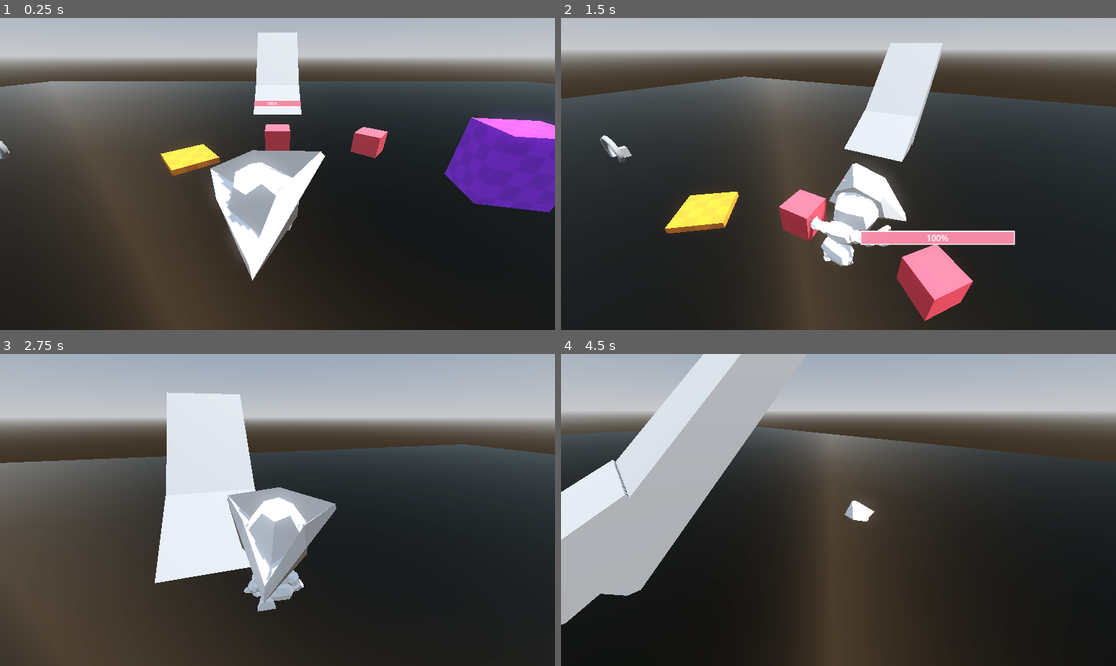
Above: before the commit, frames 1-4 (two rows, left to right).
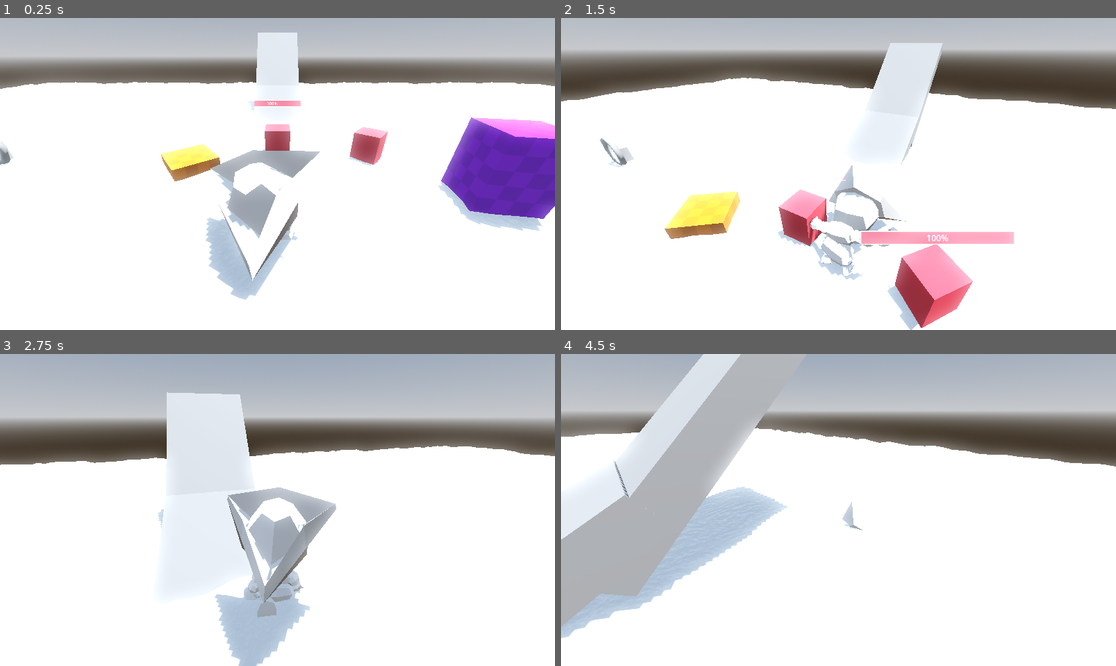
Above: after the commit, the same moments.

Repository: d4nmos/PirateGame
Game: Godot game, scene res://scenes/test.tscn
The game is run twice, just before and just after one commit, with the same random seed, the same clock (stepped at 60 frames per second) and the same inputs.
Inputs (mouse positions are in pixels of both pictures, inside the frame that each line leads up to):
- Up to frame 1 (0.25 s): no input
- Up to frame 2 (1.5 s): move the mouse to (866, 174) at 0.52 s; hold W (forward) from 0.53 s (still down); tap E (interact) at 0.6 s; click (866, 174) at 0.67 s; tap Space (jump) at 0.77 s; move the mouse to (810, 174) at 1.27 s; tap Mouse wheel up (next_interact_object) at 1.35 s
- Up to frame 3 (2.75 s): keep holding W (forward); tap Space (jump) at 1.52 s; move the mouse to (288, 503) at 2.02 s; tap Mouse wheel down (prev_interact_object) at 2.1 s
- Up to frame 4 (4.5 s): keep holding W (forward); move the mouse to (832, 516) at 2.77 s; tap E (interact) at 2.85 s; click (832, 516) at 2.92 s; tap Space (jump) at 3.02, 3.77 s; move the mouse to (877, 513) at 3.52 s; tap Mouse wheel up (next_interact_object) at 3.6 s; move the mouse to (794, 506) at 4.27 s; tap Mouse wheel down (prev_interact_object) at 4.35 s

The runs differ from the first frame. In frame 1, 71% of the frame differs, in the area x 0-100%, y 18-100%; in frame 2, 70%; in frame 3, 60%; in frame 4, 62%.

Commit message:
Update Water.tres

Diff:
--- a/Shaders/Water.tres
+++ b/Shaders/Water.tres
@@ -1,7 +1,53 @@
-[gd_resource type="ShaderMaterial" load_steps=2 format=3 uid="uid://dln27dqstdflb"]
+[gd_resource type="ShaderMaterial" load_steps=8 format=3 uid="uid://dln27dqstdflb"]
 
-[ext_resource type="Shader" path="res://Shaders/Water.gdshader" id="1_414i5"]
+[ext_resource type="Shader" path="res://Shaders/Water.gdshader" id="1_8d5yf"]
+
+[sub_resource type="FastNoiseLite" id="FastNoiseLite_krcnj"]
+noise_type = 3
+fractal_type = 2
+
+[sub_resource type="NoiseTexture2D" id="NoiseTexture2D_dsi03"]
+seamless = true
+as_normal_map = true
+bump_strength = 29.6
+noise = SubResource("FastNoiseLite_krcnj")
+
+[sub_resource type="FastNoiseLite" id="FastNoiseLite_g3ucm"]
+noise_type = 3
+fractal_type = 2
+
+[sub_resource type="NoiseTexture2D" id="NoiseTexture2D_si7ji"]
+seamless = true
+as_normal_map = true
+bump_strength = 25.6
+noise = SubResource("FastNoiseLite_g3ucm")
+
+[sub_resource type="FastNoiseLite" id="FastNoiseLite_bpgk4"]
+noise_type = 3
+
+[sub_resource type="NoiseTexture2D" id="NoiseTexture2D_avb70"]
+noise = SubResource("FastNoiseLite_bpgk4")
 
 [resource]
 render_priority = 0
-shader = ExtResource("1_414i5")
+shader = ExtResource("1_8d5yf")
+shader_parameter/albedo2 = Color(0.980392, 0.0470588, 0, 1)
+shader_parameter/albedo = Color(0.00392157, 0.243137, 0.921569, 1)
+shader_parameter/metallic = 0.0
+shader_parameter/roughness = 0.02
+shader_parameter/wave_direction = Vector2(2, 0)
+shader_parameter/wave_direction2 = Vector2(0, 1)
+shader_parameter/time_scale = 0.025
+shader_parameter/noise_scale = 10.0
+shader_parameter/height_scale = 0.15
+shader_parameter/color_deep = Color(0, 0, 0.780392, 1)
+shader_parameter/color_shallow = null
+shader_parameter/beers_law = 2.0
+shader_parameter/depth_offset = 1.5
+shader_parameter/edge_scale = 0.1
+shader_parameter/near = 1.0
+shader_parameter/far = 100.0
+shader_parameter/edge_color = Color(1, 1, 1, 1)
+shader_parameter/texture_normal = SubResource("NoiseTexture2D_dsi03")
+shader_parameter/texture_normal2 = SubResource("NoiseTexture2D_si7ji")
+shader_parameter/wave = SubResource("NoiseTexture2D_avb70")
